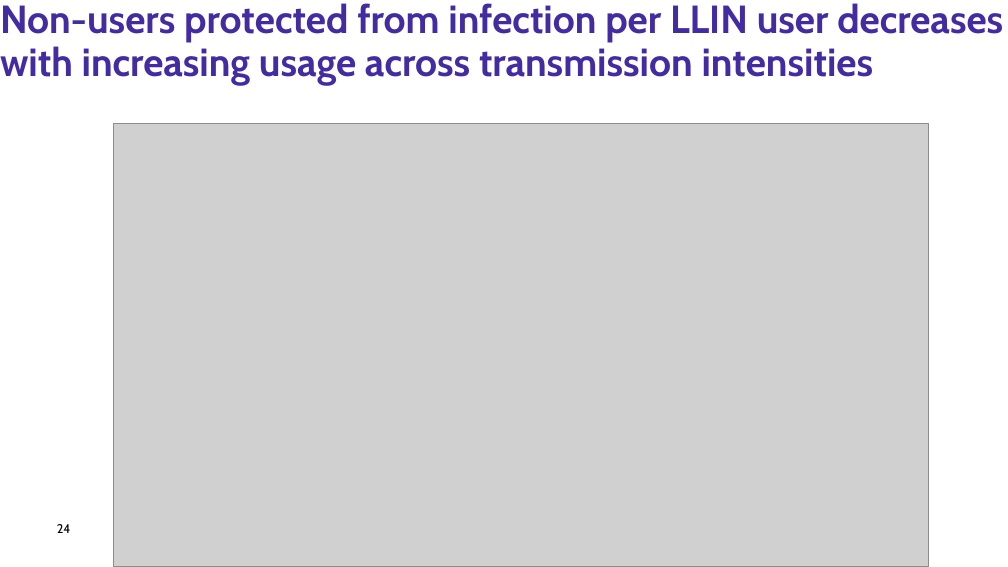
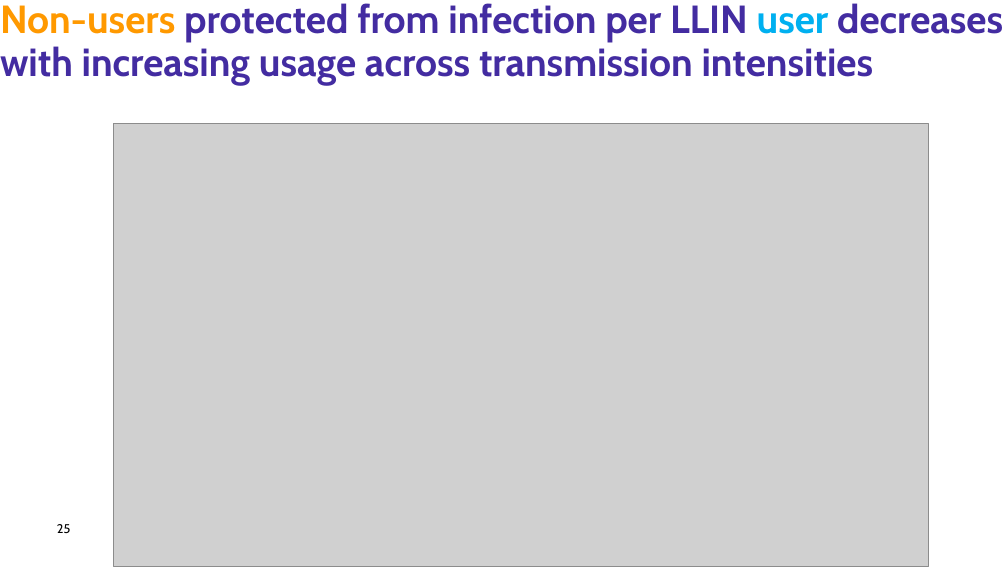
Before and after one commit to zenabusuboi/MySWISS-TPH, a slide deck: slide 25 of ZenabuPhD/COMMUNITY PROTECTION/PRESENTATIONS/CommProt_Presentation4_AnnualCommitteeMeeting2_2026.pptx (slide 24 before the commit). Drawn at 1008x567 pixels with LibreOffice and Linux fonts; fonts in the diff are those of the drawing; grey boxes stand for pictures; background and template pictures are left out. Boxes give left, top, right and bottom in pixels: in the first picture for what was removed or moved away, otherwise in the second. Text is boxed around its words. In the diff, an @@ line names an element or a change of style, - is before the commit and + after.

```diff
--- a/ZenabuPhD/COMMUNITY PROTECTION/PRESENTATIONS/CommProt_Presentation4_AnnualCommitteeMeeting2_2026.pptx
+++ b/ZenabuPhD/COMMUNITY PROTECTION/PRESENTATIONS/CommProt_Presentation4_AnnualCommitteeMeeting2_2026.pptx
@@ title "Non-users protected from infection per ..." at box(0, 3, 1003, 85): text colour #432CA1 to #FF9900 in "Non-users"; text colour #432CA1 to #00B0F0 in "user" @@
@@ page number at box(57, 524, 70, 533): text changed @@
-24
+25
```
Also in this commit, not shown: 12 other slides changed, 2 slides added, 2 slides removed, 46 other files.
